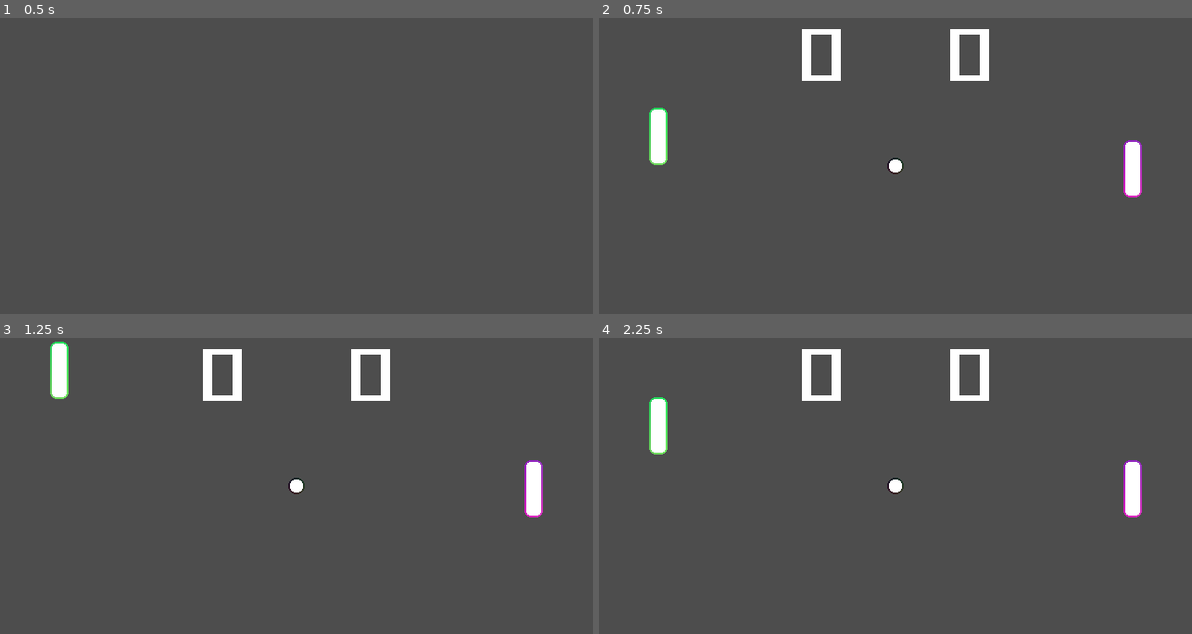
Above: before the commit, frames 1-4 (two rows, left to right).
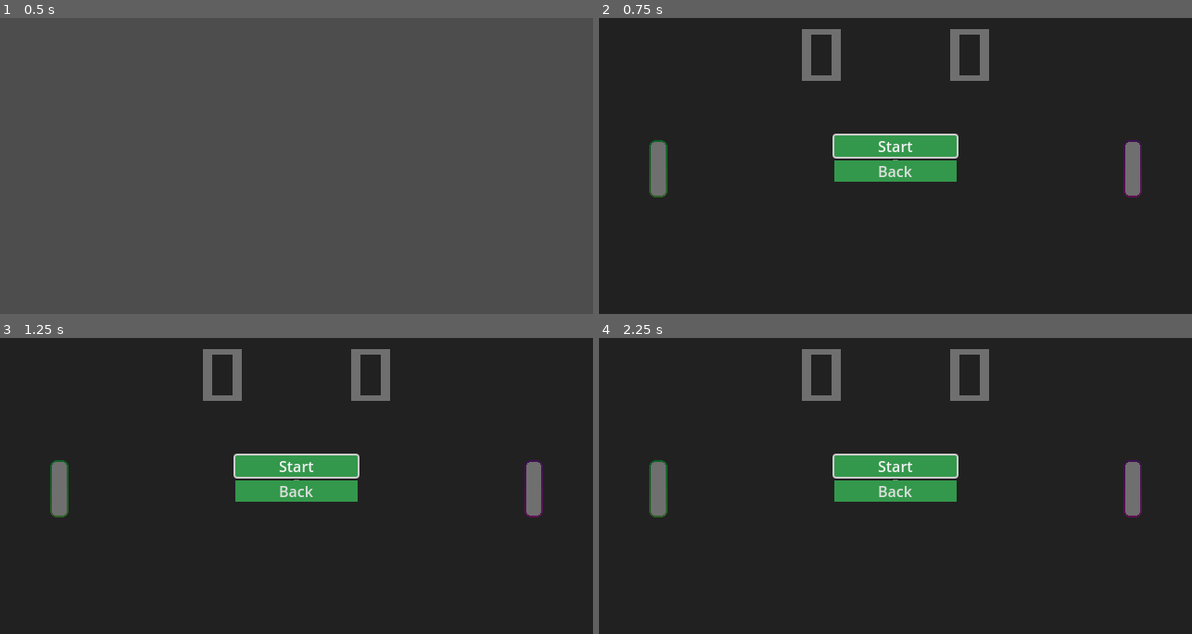
Above: after the commit, the same moments.

Repository: samsvp/godot-small-games
Game: Godot game, scene res://Scenes/main_menu.tscn
Same seed, same stepped clock (60 frames per second), same inputs: the game is played once before the commit and once after it.
Inputs (mouse positions are in pixels of both pictures, inside the frame that each line leads up to):
- Up to frame 1 (0.5 s): no input
- Up to frame 2 (0.75 s): tap Enter at 0.5 s; hold Up (ui_up) from 0.53 s (still down); tap P at 0.6 s
- Up to frame 3 (1.25 s): keep holding Up (ui_up)
- Up to frame 4 (2.25 s): release Up (ui_up) at 1.25 s; click (895, 491) at 1.25 s, where only the run after the commit has a clickable "Back"; tap Space at 2 s; hold Down (ui_down) from 2.03 s (still down); tap P at 2.1 s

Frame 1 is identical in both runs. In frame 2, 100% of the frame differs, in the area x 0-100%, y 0-100%; in frame 3, 100%; in frame 4, 100%.

Commit message:
Added menus to pong and a confetti explosion when someone wins the match

Diff:
--- a/Scenes/Pong/ball.tscn
+++ b/Scenes/Pong/ball.tscn
@@ -15,6 +15,7 @@
 initial_velocity_max = 100.0
 orbit_velocity_min = 0.0
 orbit_velocity_max = 0.0
+hue_variation_max = 0.05
 
 [sub_resource type="Gradient" id="Gradient_c166e"]
 offsets = PackedFloat32Array(0.435644, 1)
@@ -45,6 +46,7 @@
 scale_min = 0.5
 scale_curve = SubResource("CurveTexture_pnvnu")
 color_ramp = SubResource("GradientTexture1D_oxal7")
+hue_variation_max = 0.1
 
 [sub_resource type="ShaderMaterial" id="ShaderMaterial_ie3ig"]
 shader = ExtResource("2_qii2p")
--- a/Scenes/Pong/main.tscn
+++ b/Scenes/Pong/main.tscn
@@ -6,6 +6,58 @@
 [ext_resource type="Script" path="res://Scripts/Pong/Character.gd" id="4_a48un"]
 [ext_resource type="Script" path="res://Scripts/Pong/PongManager.gd" id="5_q0i8i"]
 [ext_resource type="Texture2D" uid="uid://6bc3rma1dvj" path="res://Sprites/Pong/numbers.png" id="6_qu8nt"]
+[ext_resource type="Texture2D" uid="uid://bgshvok0o73qr" path="res://Sprites/Pong/square-full.png" id="7_ginwb"]
+[ext_resource type="Texture2D" uid="uid://cjile311soywb" path="res://Sprites/Pong/square-black-full.png" id="8_u4qte"]
+[ext_resource type="Texture2D" uid="uid://cbj1arsob4ouc" path="res://Sprites/Pong/button-background-color.png" id="9_7fj3y"]
+
+[sub_resource type="StyleBoxTexture" id="StyleBoxTexture_rx174"]
+texture = ExtResource("9_7fj3y")
+
+[sub_resource type="StyleBoxTexture" id="StyleBoxTexture_n05iv"]
+texture = ExtResource("9_7fj3y")
+modulate_color = Color(0.392157, 0.392157, 0.392157, 1)
+
+[sub_resource type="StyleBoxTexture" id="StyleBoxTexture_yq1oa"]
+texture = ExtResource("9_7fj3y")
+
+[sub_resource type="StyleBoxTexture" id="StyleBoxTexture_8rsgi"]
+texture = ExtResource("9_7fj3y")
+modulate_color = Color(0.392157, 0.392157, 0.392157, 1)
+
+[sub_resource type="Gradient" id="Gradient_38rc3"]
+offsets = PackedFloat32Array(0.386139, 1)
+colors = PackedColorArray(1, 1, 1, 1, 1, 1, 1, 0)
+
+[sub_resource type="GradientTexture1D" id="GradientTexture1D_d2uor"]
+gradient = SubResource("Gradient_38rc3")
+
+[sub_resource type="Curve" id="Curve_kfgji"]
+_data = [Vector2(0.0121951, 0), 0.0, 0.0, 0, 0, Vector2(1, 1), 0.0, 0.0, 0, 0]
+point_count = 2
+
+[sub_resource type="CurveTexture" id="CurveTexture_tb63v"]
+curve = SubResource("Curve_kfgji")
+
+[sub_resource type="ParticleProcessMaterial" id="ParticleProcessMaterial_4wluj"]
+particle_flag_disable_z = true
+direction = Vector3(0, -1, 0)
+spread = 83.03
+gravity = Vector3(0, 0, 0)
+initial_velocity_min = 84.51
+initial_velocity_max = 183.1
+angular_velocity_max = 81.13
+orbit_velocity_min = 0.0
+orbit_velocity_max = 0.0
+linear_accel_min = 10.0
+linear_accel_max = 250.0
+radial_accel_min = 8.45
+radial_accel_max = 28.17
+damping_min = 36.62
+damping_max = 36.62
+scale_max = 2.0
+scale_curve = SubResource("CurveTexture_tb63v")
+color_ramp = SubResource("GradientTexture1D_d2uor")
+hue_variation_max = 0.2
 
 [node name="main" type="Node2D"]
 
@@ -44,3 +96,55 @@
 [node name="PongManager" type="Node2D" parent="."]
 unique_name_in_owner = true
 script = ExtResource("5_q0i8i")
+
+[node name="GUI" type="Control" parent="."]
+unique_name_in_owner = true
+layout_mode = 3
+anchors_preset = 0
+offset_right = 40.0
+offset_bottom = 40.0
+
+[node name="MainMenuBG" type="Sprite2D" parent="GUI"]
+position = Vector2(320, 160)
+scale = Vector2(25, 25)
+texture = ExtResource("8_u4qte")
+
+[node name="VBoxContainer" type="VBoxContainer" parent="GUI"]
+layout_mode = 1
+anchors_preset = 8
+anchor_left = 0.5
+anchor_top = 0.5
+anchor_right = 0.5
+anchor_bottom = 0.5
+offset_left = 234.0
+offset_top = 107.0
+offset_right = 366.0
+offset_bottom = 173.0
+grow_horizontal = 2
+grow_vertical = 2
+
+[node name="StartButton" type="Button" parent="GUI/VBoxContainer"]
+unique_name_in_owner = true
+layout_mode = 2
+theme_override_styles/normal = SubResource("StyleBoxTexture_rx174")
+theme_override_styles/pressed = SubResource("StyleBoxTexture_n05iv")
+text = "Start"
+
+[node name="EndButton" type="Button" parent="GUI/VBoxContainer"]
+layout_mode = 2
+theme_override_styles/normal = SubResource("StyleBoxTexture_yq1oa")
+theme_override_styles/pressed = SubResource("StyleBoxTexture_8rsgi")
+text = "Back"
+
+[node name="WinExplosion" type="GPUParticles2D" parent="."]
+unique_name_in_owner = true
+position = Vector2(320, 320)
+emitting = false
+amount = 256
+process_material = SubResource("ParticleProcessMaterial_4wluj")
+texture = ExtResource("7_ginwb")
+one_shot = true
+explosiveness = 0.5
+
+[connection signal="pressed" from="GUI/VBoxContainer/StartButton" to="PongManager" method="_on_start_button_pressed"]
+[connection signal="pressed" from="GUI/VBoxContainer/EndButton" to="PongManager" method="_on_end_button_pressed"]
--- a/Scripts/Pong/PongManager.gd
+++ b/Scripts/Pong/PongManager.gd
@@ -4,12 +4,19 @@
 
 var enemy_score = 0
 var player_score = 0
-var has_game_finished := false
+var has_game_finished := true
 var winner_name = NONE
 
 @export var max_score := 3
+@onready var Enemy := %Enemy
+@onready var Player := %Player
 @onready var PlayerScore := %PlayerScore
 @onready var EnemyScore := %EnemyScore
+@onready var WinExplosion := %WinExplosion
+
+
+func _ready() -> void:
+	%StartButton.grab_focus()
 
 
 ## Increments the player score
@@ -23,7 +30,7 @@
 	self.player_score += 1
 	if self.player_score == self.max_score:
 		self.winner_name = PLAYER
-		self.has_game_finished = true
+		self.finish_game(Player.outline_color)
 
 	self.reset_characters()
 	self.print_score()
@@ -41,7 +48,8 @@
 	self.enemy_score += 1
 	if self.enemy_score == self.max_score:
 		self.winner_name = ENEMY
-		self.has_game_finished = true
+		WinExplosion.emitting = true
+		self.finish_game(Enemy.outline_color)
 
 	self.reset_characters()
 	self.print_score()
@@ -55,6 +63,14 @@
 	return true
 
 
+func finish_game(outline_color: Color) -> void:
+	%GUI.visible = true
+	%StartButton.grab_focus()
+	self.has_game_finished = true
+	WinExplosion.emitting = true
+	WinExplosion.process_material.color = outline_color
+
+
 func print_score() -> void:
 	EnemyScore.frame = self.enemy_score - 1 if self.enemy_score > 0 else 9
 	PlayerScore.frame = self.player_score - 1 if self.player_score > 0 else 9
@@ -63,3 +79,17 @@
 func reset_characters() -> void:
 	%Player.reset()
 	%Enemy.reset()
+
+
+func _on_start_button_pressed():
+	%GUI.visible = false
+	self.has_game_finished = false
+	self.enemy_score = 0
+	self.player_score = 0
+	self.print_score()
+	self.winner_name = NONE
+	%Ball.reset()
+
+
+func _on_end_button_pressed():
+	get_tree().change_scene_to_file("res://Scenes/main_menu.tscn")
--- a/Scripts/Pong/ball.gd
+++ b/Scripts/Pong/ball.gd
@@ -110,6 +110,9 @@
 
 
 func _on_timer_timeout():
+	if PongManager.has_game_finished:
+		return
+
 	self.speed = self.min_speed
 	self.direction = self.get_random_initial_direction()
 	self.Particle.emitting = true
Not shown: 1 places in Scenes/Pong/main.tscn that only renumber resources
Binary file added: Sprites/Pong/button-background-color.png
Not shown, added: Sprites/Pong/button-background-color.png.import
Binary file added: Sprites/Pong/square-black-full.png
Not shown, added: Sprites/Pong/square-black-full.png.import
Binary file added: Sprites/Pong/square-full.png
Not shown, added: Sprites/Pong/square-full.png.import
